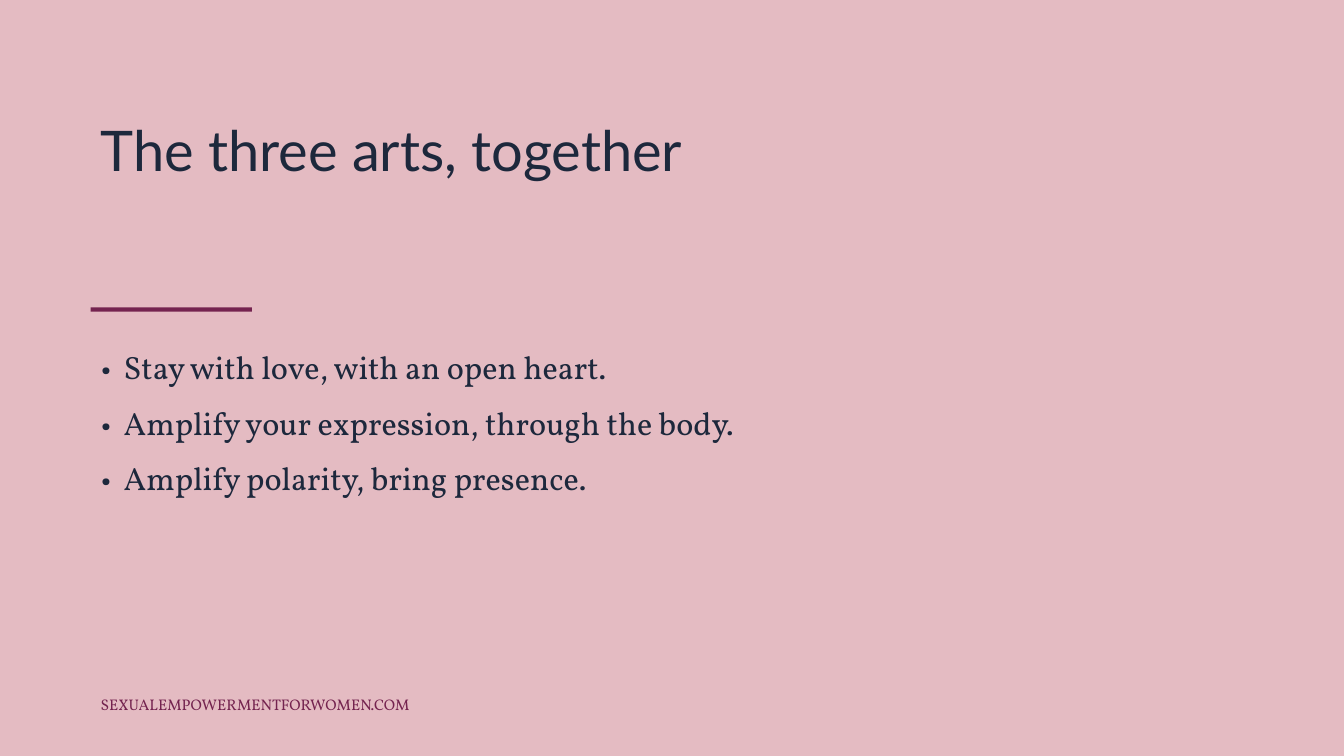
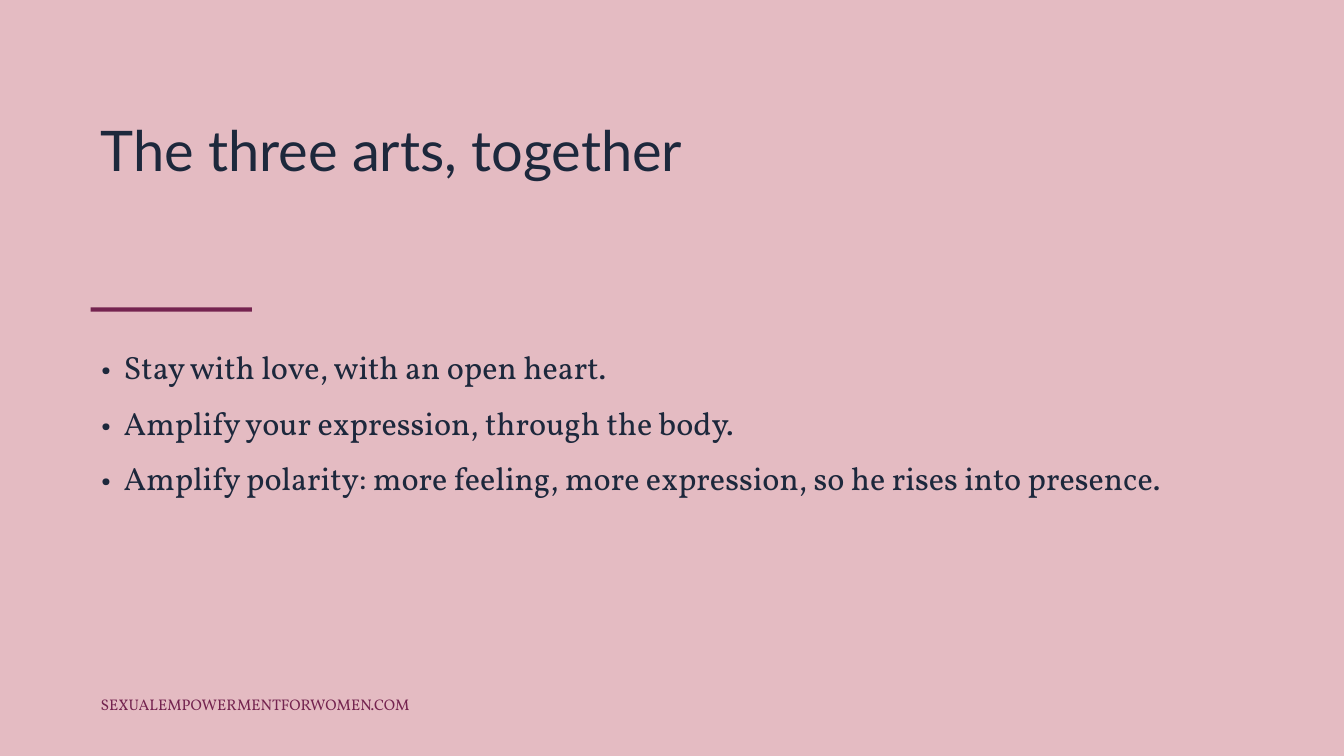
Before and after one commit to tarisha-starr/GitHub-folder, a slide deck: slide 24 of content/sessions/slides/Polarity-and-Attraction.pptx (slide 23 before the commit). Drawn at 1344x756 pixels with LibreOffice and Linux fonts; fonts in the diff are those of the drawing. Boxes give left, top, right and bottom in pixels: in the first picture for what was removed or moved away, otherwise in the second. Text is boxed around its words. In the diff, an @@ line names an element or a change of style, - is before the commit and + after.

```diff
--- a/content/sessions/slides/Polarity-and-Attraction.pptx
+++ b/content/sessions/slides/Polarity-and-Attraction.pptx
@@ text at <box>124,467,1161,498</box>: text changed @@
-• Amplify polarity, bring presence.
+• Amplify polarity: more feeling, more expression, so he rises into presence.
```
Also in this commit, not shown: 5 other slides changed, 2 slides added, 1 slide removed, 1 other file.
